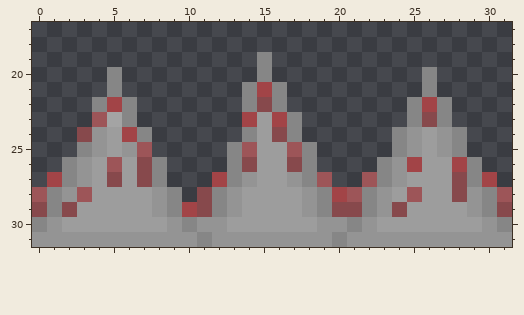
One commit to this pixel-art file: assets/sprites/Objects/spike_blood.aseprite. Above: the version before the commit.
32x32 pixels, 1 frame. Shown: x 0..31, y 17..31.
After:
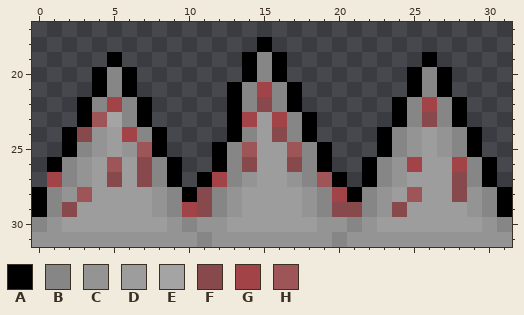
Palette (. is transparent): A #000000  B #868686  C #949494  D #9d9d9d  E #a4a4a4  F #87494c  G #a24447  H #9d5558
Change:
y 18: x 15 . -> A
y 19: x 5 . -> A; x 14 . -> A; x 16 . -> A; x 26 . -> A
y 20: x 4 . -> A; x 6 . -> A; x 14 . -> A; x 16 . -> A; x 25 . -> A; x 27 . -> A
y 21: x 4 . -> A; x 6 . -> A; x 13 . -> A; x 17 . -> A; x 25 . -> A; x 27 . -> A
y 22: x 3 . -> A; x 7 . -> A; x 13 . -> A; x 17 . -> A; x 24 . -> A; x 28 . -> A
y 23: x 3 . -> A; x 7 . -> A; x 13 . -> A; x 18 . -> A; x 24 . -> A; x 28 . -> A
y 24: x 2 . -> A; x 8 . -> A; x 13 . -> A; x 18 . -> A; x 23 . -> A; x 29 . -> A
y 25: x 2 . -> A; x 8 . -> A; x 12 . -> A; x 19 . -> A; x 23 . -> A; x 29 . -> A
y 26: x 1 . -> A; x 9 . -> A; x 12 . -> A; x 19 . -> A; x 22 . -> A; x 30 . -> A
y 27: x 9 . -> A; x 11 . -> A; x 20 . -> A; x 22 H -> A; x 30 G -> A
y 28: x 0 H -> A; x 10 . -> A; x 21 H -> A; x 31 H -> A
y 29: x 0 F -> A; x 31 F -> A
Where, in picture pixels (left, top, right, bottom), the same in both pictures:
changed: (32, 37, 512, 217)
